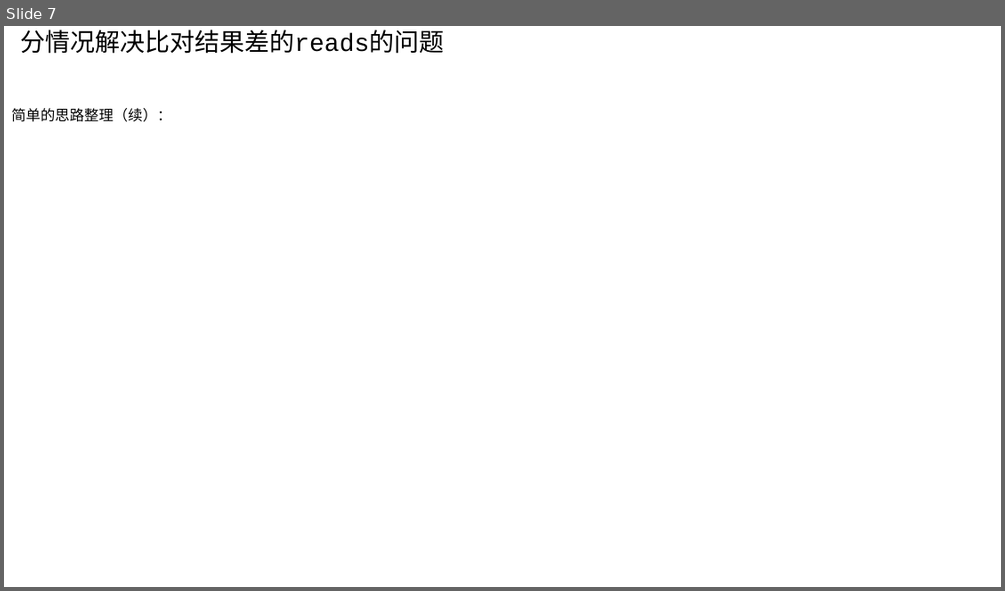
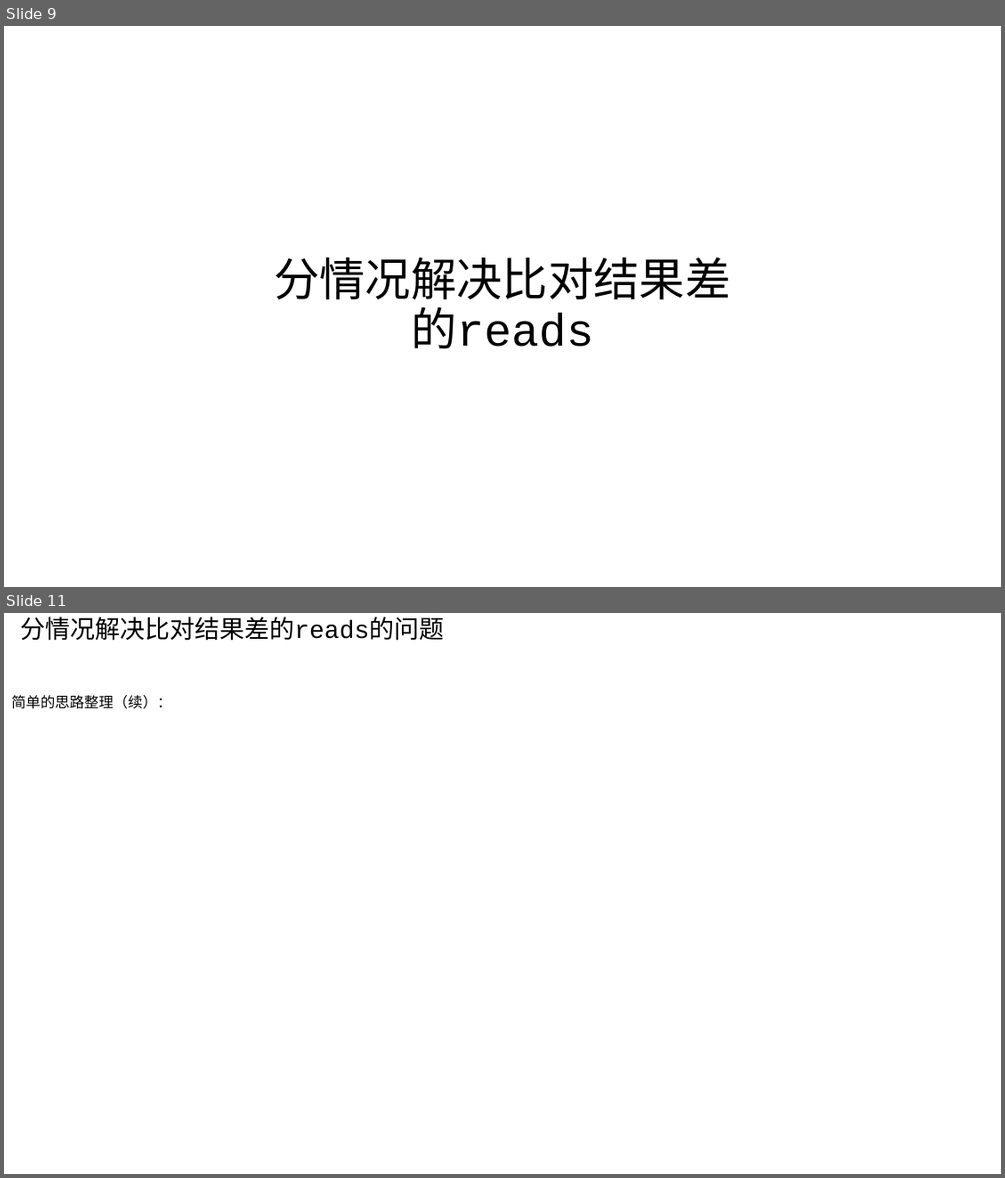
Before and after one commit to AtoshDustosh/thesis-project, a slide deck: THE project/design/project design.pptx. Shown one above the other, each under a label of ours: slide 7 before the commit, slides 9 and 11 after it; the slides between them are not shown. The pictures are 1005x591 and 1005x1178 pixels, drawn with LibreOffice and Linux fonts; fonts in the diff are those of the drawing. Boxes give left, top, right and bottom in pixels: in the first picture for what was removed or moved away, otherwise in the second. Text is boxed around its words. In the diff, an @@ line names an element or a change of style, - is before the commit and + after.

```diff
--- a/THE project/design/project design.pptx
+++ b/THE project/design/project design.pptx
@@ slide 9 added at [4,26,1001,587], background #FFFFFF @@
@@ title added at [274,257,730,349], 44 pt, text #000000 @@
+分情况解决比对结果差的reads
@@ what was slide 7 is now slide 11 @@
```
Also in this commit, not shown: 3 slides changed, 3 other slides added, 1 other file.
